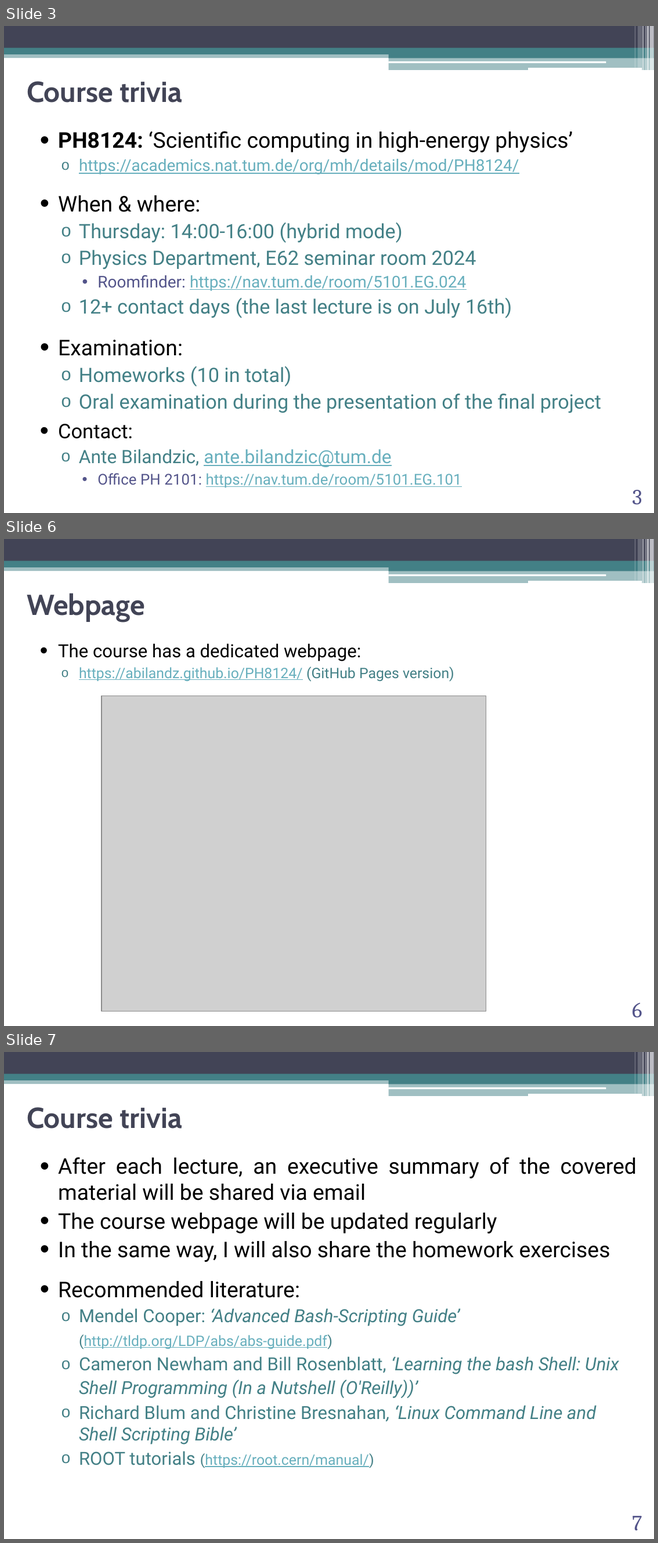
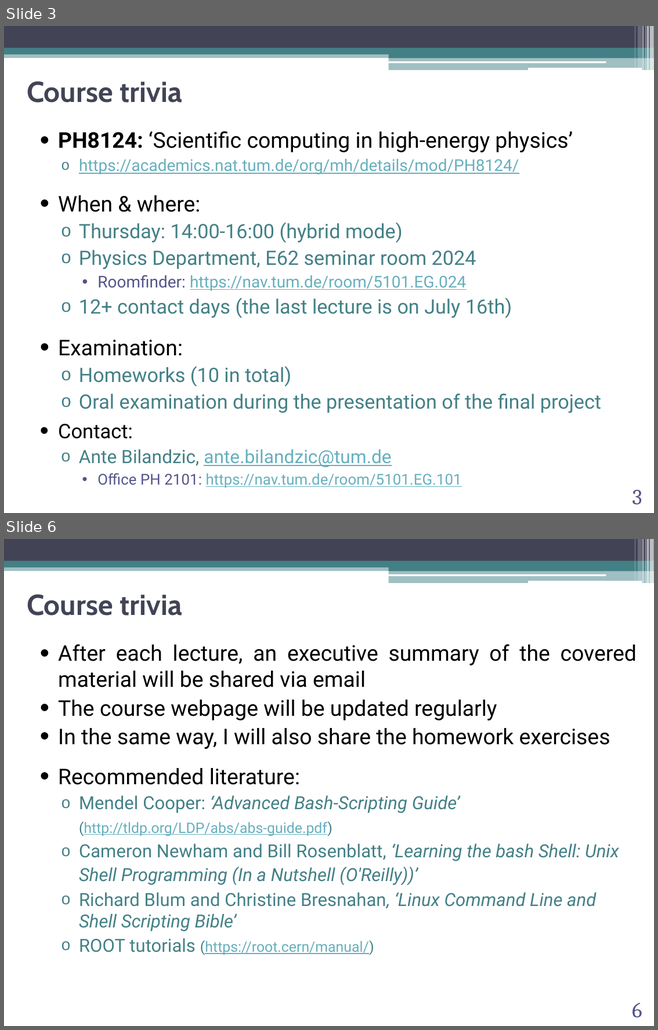
Before and after one commit to abilandz/PH8124, a slide deck: Lecture_1/ABilandzic_PH8124_SS2026.pptx. Shown one above the other, each under a label of ours: slides 3, 6 and 7 before the commit, slides 3 and 6 after it; the slides between them are not shown. The pictures are 658x1543 and 658x1030 pixels, drawn with LibreOffice and Linux fonts; fonts in the diff are those of the drawing; grey boxes stand for pictures; background and template pictures are left out. Boxes give left, top, right and bottom in pixels: in the first picture for what was removed or moved away, otherwise in the second. Text is boxed around its words. In the diff, an @@ line names an element or a change of style, - is before the commit and + after.

```diff
--- a/Lecture_1/ABilandzic_PH8124_SS2026.pptx
+++ b/Lecture_1/ABilandzic_PH8124_SS2026.pptx
@@ slide 6 removed at (4, 539, 654, 1026), background #FFFFFF; not listed: 13 template elements that a slide beside it also shows @@
@@ title removed at (27, 593, 145, 621) @@
-Webpage
@@ text removed at (58, 643, 454, 682) @@
-• The course has a dedicated webpage:
-  o https://abilandz.github.io/PH8124/ (GitHub Pages version)
@@ picture removed at (101, 696, 486, 1011) @@
@@ page number removed at (632, 1003, 642, 1017) @@
-6
@@ what was slide 7 is now slide 6 @@
@@ page number at (632, 1003, 642, 1017): text changed @@
-7
+6
```
Also in this commit, not shown: 1 slide changed, 2 other files.
